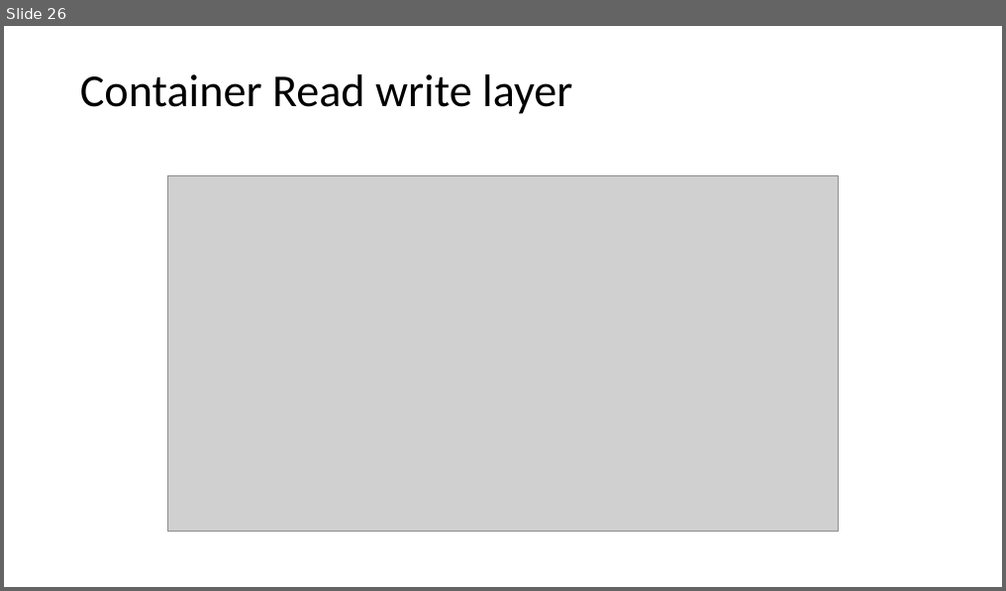
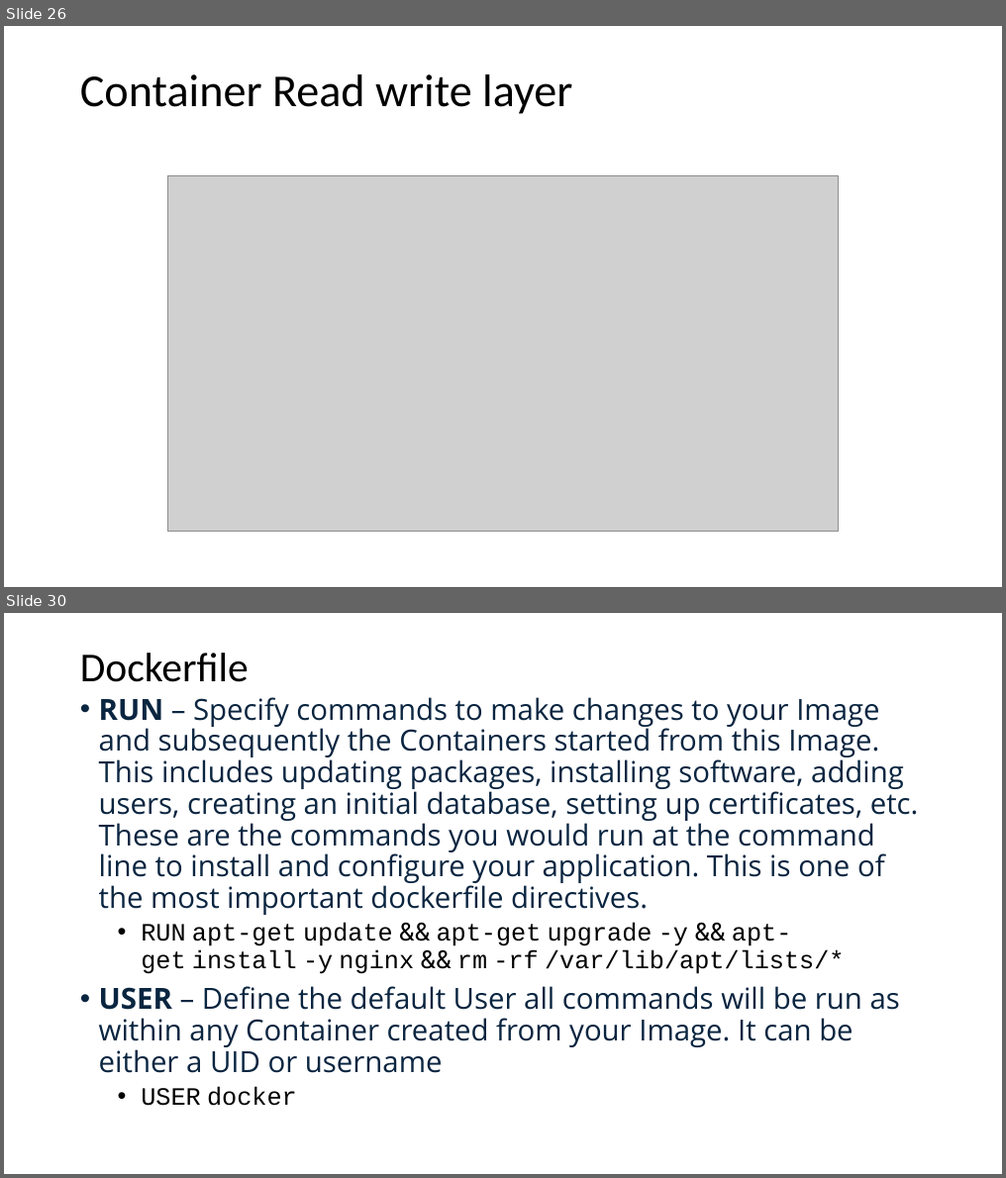
Before and after one commit to HariPython/docker, a slide deck: dockercommands.pptx. Shown one above the other, each under a label of ours: slide 26 before the commit, slides 26 and 30 after it; the slides between them are not shown. The pictures are 1006x591 and 1006x1178 pixels, drawn with LibreOffice and Linux fonts; fonts in the diff are those of the drawing; grey boxes stand for pictures. Boxes give left, top, right and bottom in pixels: in the first picture for what was removed or moved away, otherwise in the second. Text is boxed around its words. In the diff, an @@ line names an element or a change of style, - is before the commit and + after.

```diff
--- a/dockercommands.pptx
+++ b/dockercommands.pptx
@@ slide 30 added at <box>4,613,1002,1174</box>, background #FFFFFF @@
@@ title added at <box>80,653,249,682</box>, 39.6 pt, text #000000 @@
+Dockerfile
@@ text added at <box>99,697,919,1106</box>, 28 pt, text #0A2540 @@
+• RUN – Specify commands to make changes to your Image and subsequently the Containers started from this Image. This includes updating packages, installing software, adding users, creating an initial database, setting up certificates, etc. These are the commands you would run at the command line to install and configure your application. This is one of the most important dockerfile directives.
+  • RUN apt-get update && apt-get upgrade -y && apt-get install -y nginx && rm -rf /var/lib/apt/lists/*
+• USER – Define the default User all commands will be run as within any Container created from your Image. It can be either a UID or username
+  • USER docker
```
Also in this commit, not shown: 6 other slides added, 21 other files.
